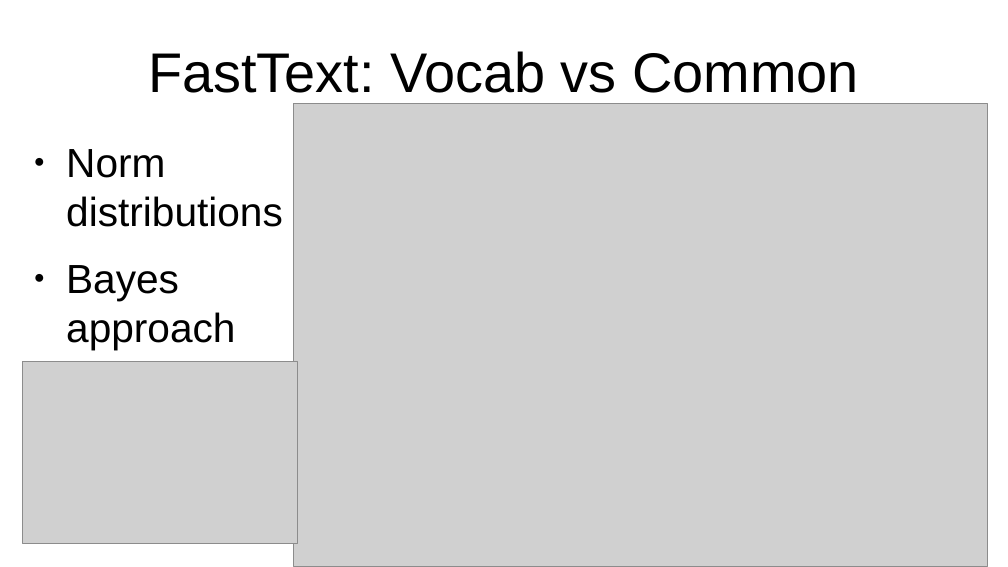
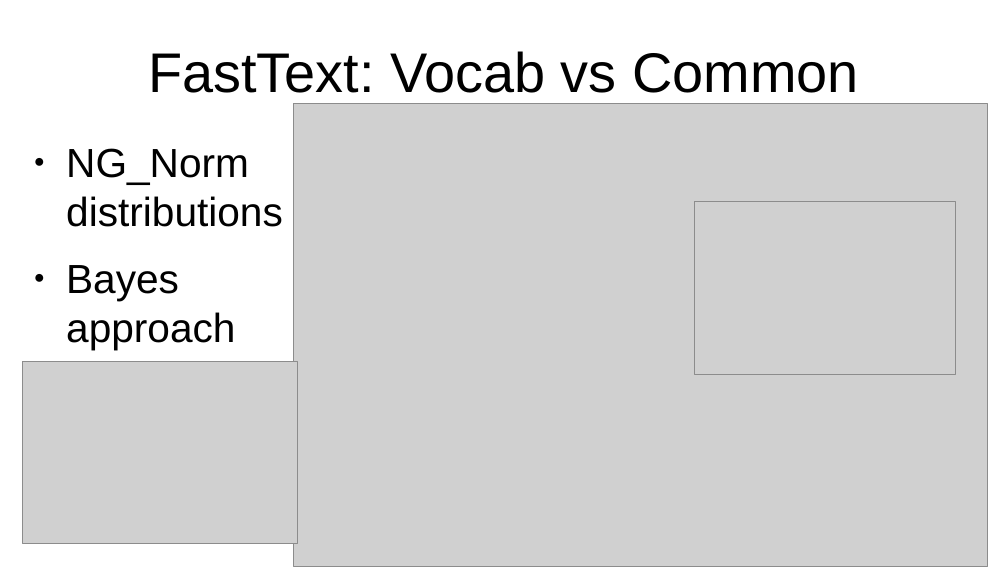
Before and after one commit to vackosar/fasttext-vector-norms-and-oov-words, a slide deck: slide 11 of presentation.odp (slide 10 before the commit). Drawn at 1008x567 pixels with LibreOffice and Linux fonts; fonts in the diff are those of the drawing; grey boxes stand for pictures. Boxes give left, top, right and bottom in pixels: in the first picture for what was removed or moved away, otherwise in the second. Text is boxed around its words. In the diff, an @@ line names an element or a change of style, - is before the commit and + after.

```diff
--- a/presentation.odp
+++ b/presentation.odp
@@ text at [66,148,283,227]: text changed @@
-● Norm distributions
+● NG_Norm distributions
@@ picture added at [695,201,956,375] @@
```
Also in this commit, not shown: 1 other slide changed, 1 slide added, 1 other file.
